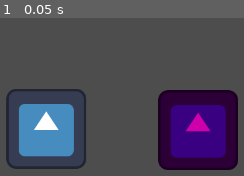
Above: before the commit, frame 1.
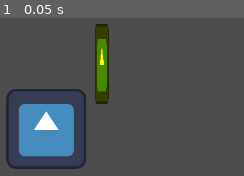
Above: after the commit, the same moment.

Repository: bjornarprytz/yggdrasil-prototype-1
Game: Godot game, scene res://main.tscn
Same seed, same stepped clock (60 frames per second), same inputs: the game is played once before the commit and once after it. The engine's default icon, where the game draws it, is replaced by a stand-in: a white triangle on a blue panel in a dark square.
Inputs:
- Up to frame 1 (0.05 s): no input

The runs differ from the first frame. In frame 1, 19% of the frame differs, in the area x 38-98%, y 3-97%.
Error before the commit: Parse Error: Class "Hitbox" hides a global script class. (res://main.tscn::GDScript_h2yge:1)

Commit message:
wip action sequence

Diff:
--- a/src/logic/action.gd
+++ b/src/logic/action.gd
@@ -1,8 +1,17 @@
 class_name Action
 extends Resource
 
-var animation: ActionAnimation
+var animation: ActionAnimation = ActionAnimation.new()
 var effects: Array[Effect] = []
 var cooldown: float
 
 # Add action logic here
+
+func _on_hit(hit_info: HitInfo, context: ActionContext) -> void:
+	for effect in effects:
+		effect.resolve(hit_info, context)
+
+func resolve(source: Character) -> void:
+	var handle = ActionHandle.new(self)
+	source.get_tree().root.add_child(handle)
+	handle.resolve_action_sequence(animation, source.weapon, _on_hit)
--- a/src/logic/action_animation.gd
+++ b/src/logic/action_animation.gd
@@ -7,3 +7,22 @@
 var winddown: Animation
 
 # Add animation logic here
+
+
+func do_windup(node: Node):
+    var tween = node.create_tween()
+    tween.set_ease(Tween.EASE_IN_OUT).set_trans(Tween.TRANS_LINEAR)
+    tween.tween_property(node, "rotation_degrees", -12, 0.1).as_relative()
+    await tween.finished
+
+func do_active_phase(node: Node):
+    var tween = node.create_tween()
+    tween.set_ease(Tween.EASE_IN_OUT).set_trans(Tween.TRANS_LINEAR)
+    tween.tween_property(node, "rotation_degrees", 270, 0.1).as_relative()
+    await tween.finished
+
+func do_winddown(node: Node):
+    var tween = node.create_tween()
+    tween.set_ease(Tween.EASE_IN_OUT).set_trans(Tween.TRANS_LINEAR)
+    tween.tween_property(node, "rotation_degrees", 0, 0.1)
+    await tween.finished
--- a/src/logic/action_handle.gd
+++ b/src/logic/action_handle.gd
@@ -1,12 +1,17 @@
 class_name ActionHandle
 extends Node
 
-func resolve_action_sequence(animation: Animation, collider: Node, hit_callback: Callable) -> void:
-    await animation.windup
-    collider.set_enabled(true)
-    # Attach hit_callback
-    await animation.active_phase
-    # Detach hit_callback
-    collider.set_enabled(false)
-    await animation.winddown
-    # hit_callback should call into the action's effects
+var context: ActionContext
+
+func _init(action: Action) -> void:
+	context = ActionContext.new()
+	context.action = action
+
+
+func resolve_action_sequence(animation: ActionAnimation, weapon: Weapon, hit_callback: Callable) -> void:
+	var handle_hit = hit_callback.bind(context)
+	await animation.do_windup(weapon)
+	weapon.on_hit.connect(handle_hit)
+	await animation.do_active_phase(weapon)
+	weapon.on_hit.disconnect(handle_hit)
+	await animation.do_winddown(weapon)
--- a/src/logic/hit_info.gd
+++ b/src/logic/hit_info.gd
@@ -1,7 +1,7 @@
 class_name HitInfo
 extends Node
 
-var contact_point: Vector3
+#var contact_point: Vector2
 var target: Character
 
 # Add hit info logic here
--- a/src/logic/weapon.gd
+++ /dev/null
@@ -1,7 +0,0 @@
-class_name Weapon
-extends Resource
-
-var primary_attack: Action = Action.new()
-var secondary_attack: Action = Action.new()
-var special_effect: Action = Action.new()
-var model: PackedScene
--- a/src/main.tscn
+++ b/src/main.tscn
@@ -1,39 +1,8 @@
-[gd_scene load_steps=6 format=3 uid="uid://cgrejd4v5ywd3"]
+[gd_scene load_steps=2 format=3 uid="uid://cgrejd4v5ywd3"]
 
-[ext_resource type="Script" uid="uid://6gx434rjq1ox" path="res://props/player.gd" id="1_ig7tw"]
-[ext_resource type="Texture2D" uid="uid://85p4vam34uiy" path="res://icon.svg" id="2_0xm2m"]
-[ext_resource type="Script" uid="uid://bfpy6e1yodcl1" path="res://props/enemy.gd" id="3_h2yge"]
-
-[sub_resource type="GDScript" id="GDScript_h2yge"]
-script/source = "class_name Hitbox
-extends Area2D
-
-@export var character: Character
-"
-
-[sub_resource type="RectangleShape2D" id="RectangleShape2D_h2yge"]
-size = Vector2(128, 126)
+[ext_resource type="PackedScene" uid="uid://dxaceu7wfglun" path="res://props/player.tscn" id="1_ig7tw"]
 
 [node name="Main" type="Node2D"]
 
-[node name="Player" type="Node2D" parent="."]
+[node name="Player" parent="." instance=ExtResource("1_ig7tw")]
 position = Vector2(362, 307)
-script = ExtResource("1_ig7tw")
-
-[node name="Sprite2D" type="Sprite2D" parent="Player"]
-texture = ExtResource("2_0xm2m")
-
-[node name="Enemy" type="Node2D" parent="."]
-modulate = Color(0.810141, 0.000113877, 0.67351, 1)
-position = Vector2(605, 309)
-script = ExtResource("3_h2yge")
-
-[node name="Sprite2D" type="Sprite2D" parent="Enemy"]
-texture = ExtResource("2_0xm2m")
-
-[node name="Hitbox" type="Area2D" parent="Enemy" node_paths=PackedStringArray("character")]
-script = SubResource("GDScript_h2yge")
-character = NodePath("..")
-
-[node name="Shape" type="CollisionShape2D" parent="Enemy/Hitbox"]
-shape = SubResource("RectangleShape2D_h2yge")
--- a/src/props/hitbox.gd
+++ b/src/props/hitbox.gd
@@ -3,3 +3,7 @@
 
 ## The object that the hitbox represents
 @export var prop: Node
+
+
+func _ready() -> void:
+	assert(prop != null, "prop required on hitbox")
--- a/src/props/player.gd
+++ b/src/props/player.gd
@@ -4,9 +4,8 @@
 @export var trinket: Trinket
 @export var relics: Array[Relic] = []
 
-
 func _ready() -> void:
-	weapon = Weapon.new()
+	weapon = %Weapon
 
 func _unhandled_input(event: InputEvent) -> void:
 	if event.is_action_pressed("attack_primary"):
--- a/src/props/player.tscn
+++ b/src/props/player.tscn
@@ -1,11 +1,12 @@
-[gd_scene load_steps=5 format=3 uid="uid://dxaceu7wfglun"]
+[gd_scene load_steps=6 format=3 uid="uid://dxaceu7wfglun"]
 
 [ext_resource type="Script" uid="uid://6gx434rjq1ox" path="res://props/player.gd" id="1_qytk2"]
 [ext_resource type="Texture2D" uid="uid://85p4vam34uiy" path="res://icon.svg" id="2_imvyu"]
 [ext_resource type="PackedScene" uid="uid://it85cwmmvlo3" path="res://props/hitbox.tscn" id="2_qytk2"]
+[ext_resource type="PackedScene" uid="uid://qa24xlt6b0xw" path="res://props/weapon.tscn" id="4_yesbc"]
 
 [sub_resource type="RectangleShape2D" id="RectangleShape2D_imvyu"]
-size = Vector2(118, 120)
+size = Vector2(126, 128)
 
 [node name="Player" type="Node2D"]
 script = ExtResource("1_qytk2")
@@ -18,3 +19,7 @@
 
 [node name="Shape" type="CollisionShape2D" parent="Hitbox"]
 shape = SubResource("RectangleShape2D_imvyu")
+
+[node name="Weapon" parent="." instance=ExtResource("4_yesbc")]
+unique_name_in_owner = true
+position = Vector2(89, -40)
--- /dev/null
+++ b/src/props/weapon.gd
@@ -0,0 +1,20 @@
+class_name Weapon
+extends Node2D
+
+@export
+var id: String
+
+var primary_attack: Action = Action.new()
+var secondary_attack: Action = Action.new()
+var special_effect: Action = Action.new()
+
+@onready var my_hitbox: Hitbox = $Hitbox
+
+signal on_hit(hit_info: HitInfo)
+
+func _on_hitbox_area_entered(area: Area2D) -> void:
+	if (area is Hitbox and area.prop is Character):
+		print("Weapon hit %s" % area.prop)
+		var hit_info = HitInfo.new()
+		hit_info.target = area.prop
+		on_hit.emit(hit_info)
--- /dev/null
+++ b/src/props/weapon.tscn
@@ -0,0 +1,27 @@
+[gd_scene load_steps=5 format=3 uid="uid://qa24xlt6b0xw"]
+
+[ext_resource type="Script" uid="uid://b8mgjby16edha" path="res://props/weapon.gd" id="1_4tmq8"]
+[ext_resource type="Texture2D" uid="uid://85p4vam34uiy" path="res://icon.svg" id="2_c5fl3"]
+[ext_resource type="PackedScene" uid="uid://it85cwmmvlo3" path="res://props/hitbox.tscn" id="2_yekhi"]
+
+[sub_resource type="CapsuleShape2D" id="CapsuleShape2D_c5fl3"]
+height = 128.0
+
+[node name="Weapon" type="Node2D"]
+script = ExtResource("1_4tmq8")
+id = "Yeeeah"
+
+[node name="Sharp" type="Sprite2D" parent="."]
+modulate = Color(1, 1, 0, 1)
+position = Vector2(0, -64)
+scale = Vector2(0.171875, 1)
+texture = ExtResource("2_c5fl3")
+
+[node name="Hitbox" parent="." node_paths=PackedStringArray("prop") instance=ExtResource("2_yekhi")]
+prop = NodePath("..")
+
+[node name="Shape" type="CollisionShape2D" parent="Hitbox"]
+position = Vector2(0, -64)
+shape = SubResource("CapsuleShape2D_c5fl3")
+
+[connection signal="area_entered" from="Hitbox" to="." method="_on_hitbox_area_entered"]
Not shown, removed: src/logic/weapon.gd.uid
Not shown, added: src/props/weapon.gd.uid
